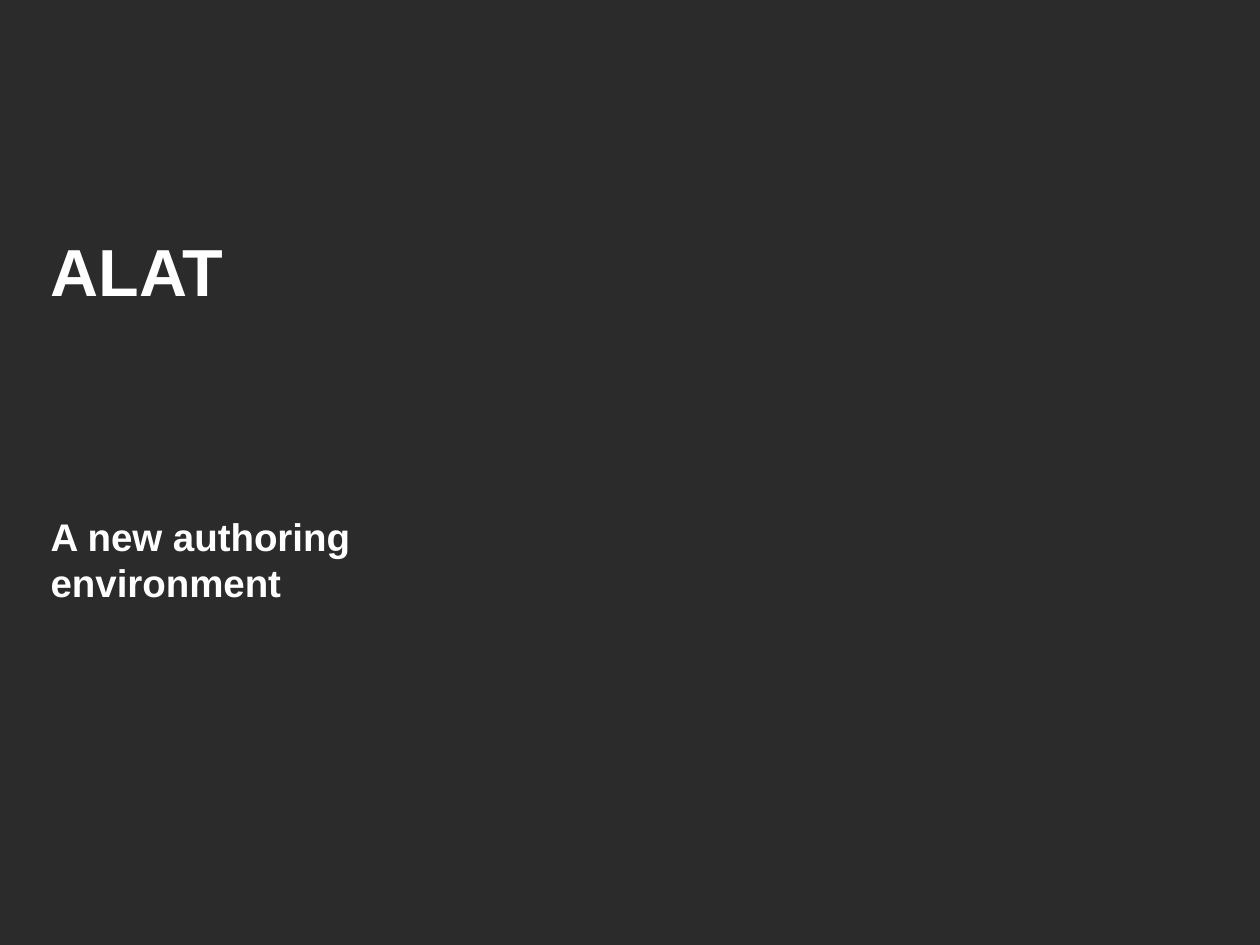
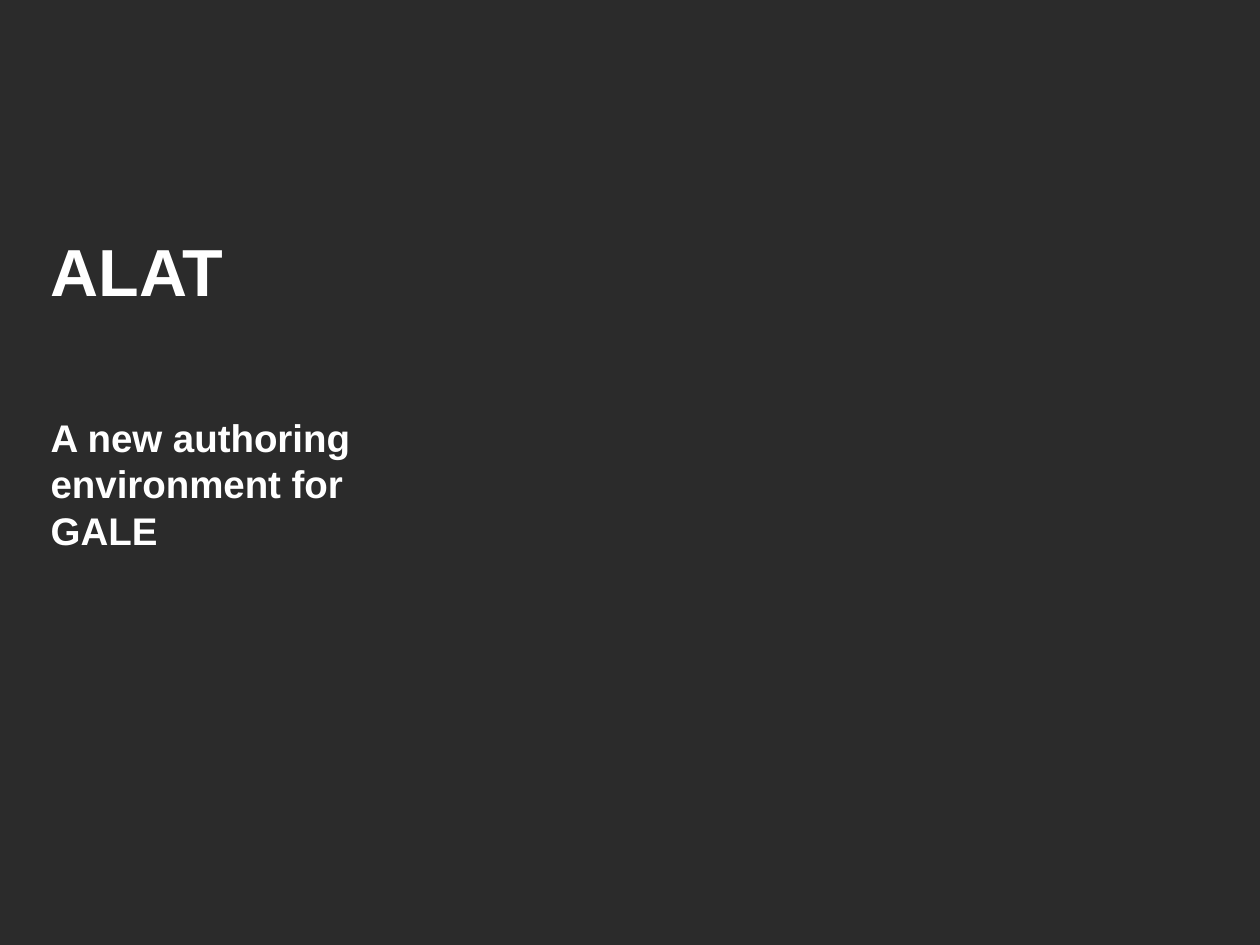
Before and after one commit to wottah/Thesis, a slide deck: slide 1 of Documents/School/Thesis docs/ALAT.pptx. Drawn at 1260x945 pixels with LibreOffice and Linux fonts; fonts in the diff are those of the drawing; background and template pictures are left out; a plain dark background stands for a picture behind light text. Boxes give left, top, right and bottom in pixels: in the first picture for what was removed or moved away, otherwise in the second. Text is boxed around its words. In the diff, an @@ line names an element or a change of style, - is before the commit and + after.

```diff
--- a/Documents/School/Thesis docs/ALAT.pptx
+++ b/Documents/School/Thesis docs/ALAT.pptx
@@ subtitle at box(51, 424, 350, 546): text changed @@
-A new authoring environment
+A new authoring environment for GALE
```
Also in this commit, not shown: 20 other slides changed, 6 slides added, 3 slides removed.
